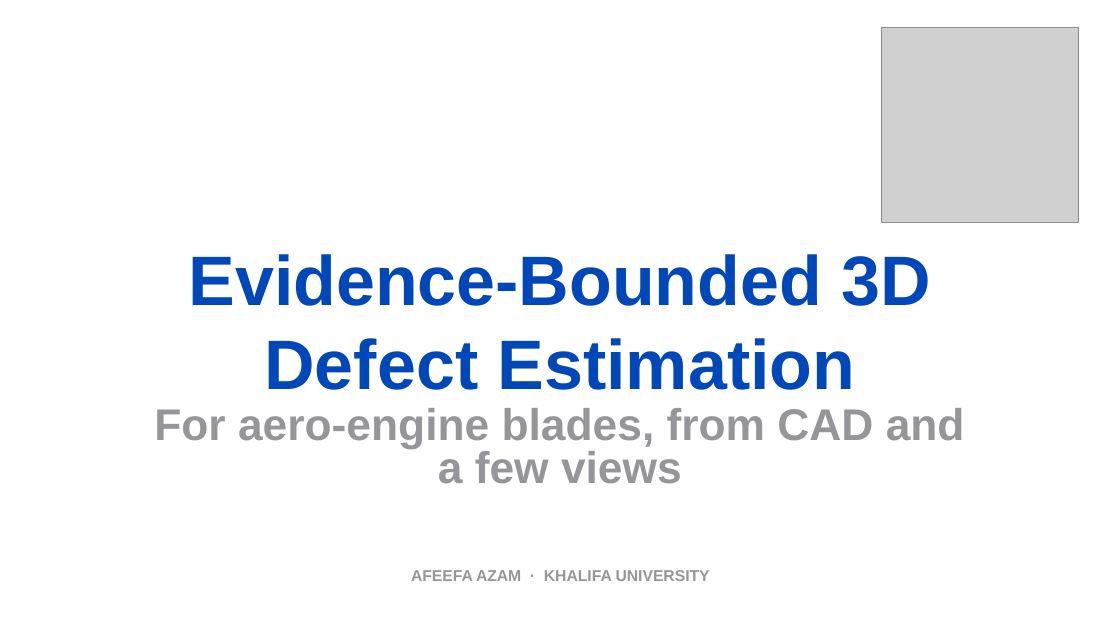
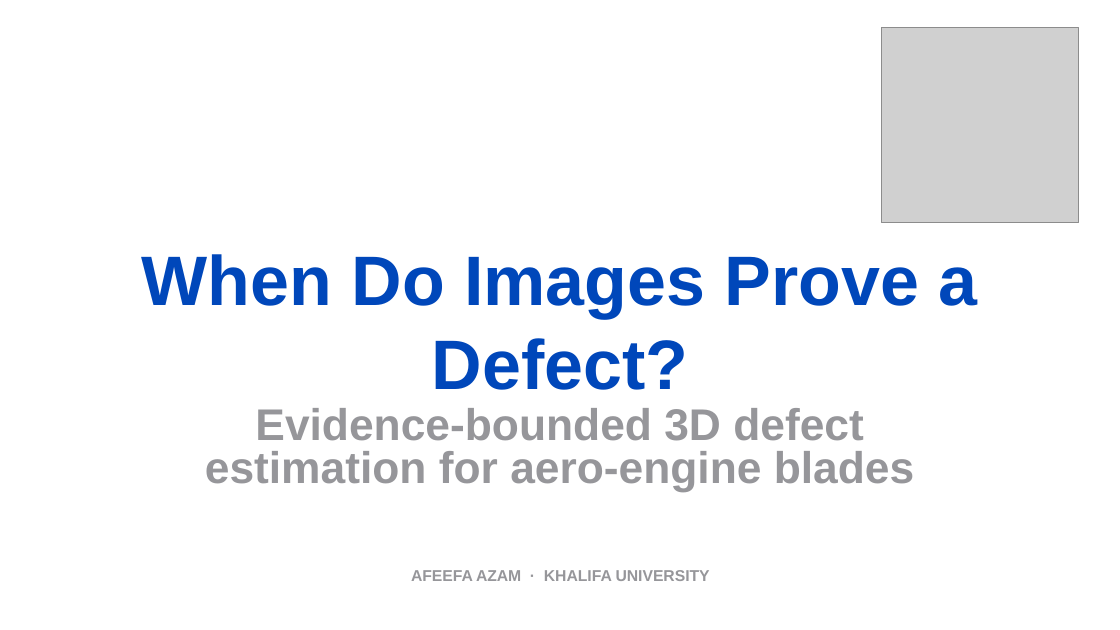
Before and after one commit to afeefaaazam03/3D-Jetblade, a slide deck: slide 1 of media/BladeDelta_professor_talk.pptx. Drawn at 1120x630 pixels with LibreOffice and Linux fonts; fonts in the diff are those of the drawing; grey boxes stand for pictures; background and template pictures are left out. Boxes give left, top, right and bottom in pixels: in the first picture for what was removed or moved away, otherwise in the second. Text is boxed around its words. In the diff, an @@ line names an element or a change of style, - is before the commit and + after.

```diff
--- a/media/BladeDelta_professor_talk.pptx
+++ b/media/BladeDelta_professor_talk.pptx
@@ title at bbox=[142, 254, 978, 390]: text changed @@
-Evidence-Bounded 3D Defect Estimation
+When Do Images Prove a Defect?
@@ subtitle at bbox=[205, 408, 914, 491]: text changed @@
-For aero-engine blades, from CAD and a few views
+Evidence-bounded 3D defect estimation for aero-engine blades
```
Also in this commit, not shown: 1 other slide changed, 16 slides added, 9 slides removed, 1 other file.
